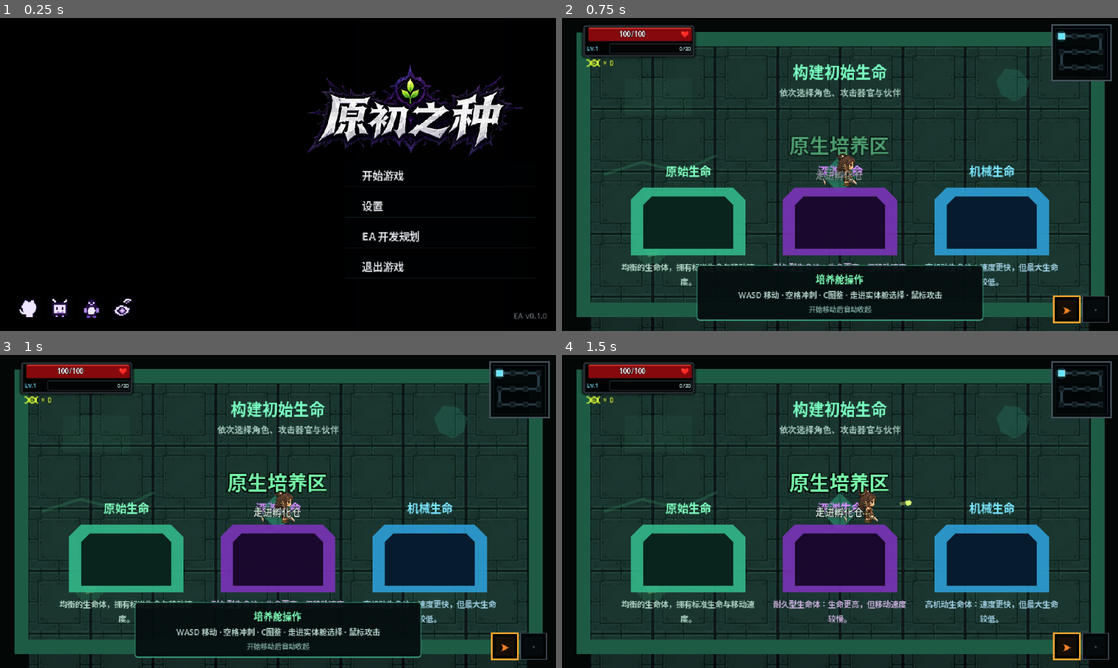
Above: before the commit, frames 1-4 (two rows, left to right).
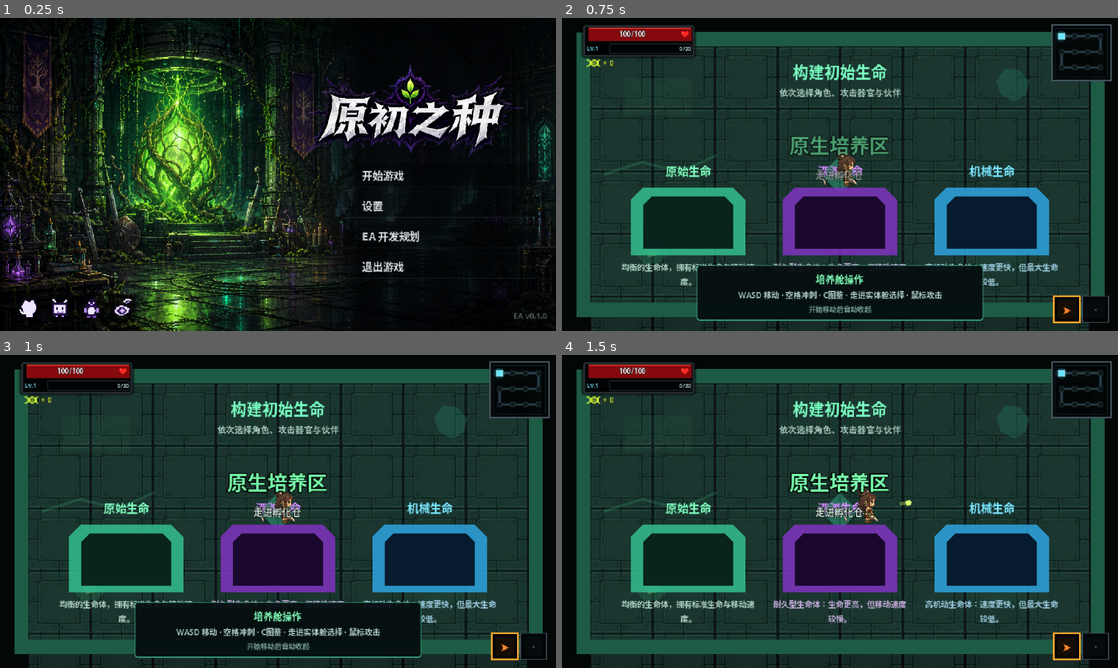
Above: after the commit, the same moments.

Repository: LIJUNCAN1/-Roguelike
Game: Godot game, scene res://scenes/ui/title_screen.tscn
Same seed, same stepped clock (60 frames per second), same inputs: the game is played once before the commit and once after it. Video files are missing from this copy of the repository; at most half a second of black plays in their place.
Inputs (mouse positions are in pixels of both pictures, inside the frame that each line leads up to):
- Up to frame 1 (0.25 s): no input
- Up to frame 2 (0.75 s): click "开始游戏" at 0.5 s
- Up to frame 3 (1 s): no input
- Up to frame 4 (1.5 s): tap Enter (ui_accept) at 1.25 s; move the mouse to (962, 495) at 1.27 s; press the mouse at (962, 495) at 1.28 s; hold D (move_right) from 1.28 s (still down)

The runs differ from the first frame. In frame 1, 36% of the frame differs, in the area x 0-100%, y 0-100%; in frame 2, nothing differs; in frame 3, nothing differs; in frame 4, nothing differs.

Commit message:
feat: switch title background back to artwork

Diff:
--- a/scenes/ui/title_screen.tscn
+++ b/scenes/ui/title_screen.tscn
@@ -154,11 +154,11 @@
 stretch_mode = 6
 
 [node name="BackgroundVideo" type="VideoStreamPlayer" parent="."]
+visible = false
 offset_right = 640.0
 offset_bottom = 360.0
 mouse_filter = 2
 stream = ExtResource("15_background_video")
-autoplay = true
 expand = true
 loop = true
 
Binary file changed: assets/ui/title_background.png
